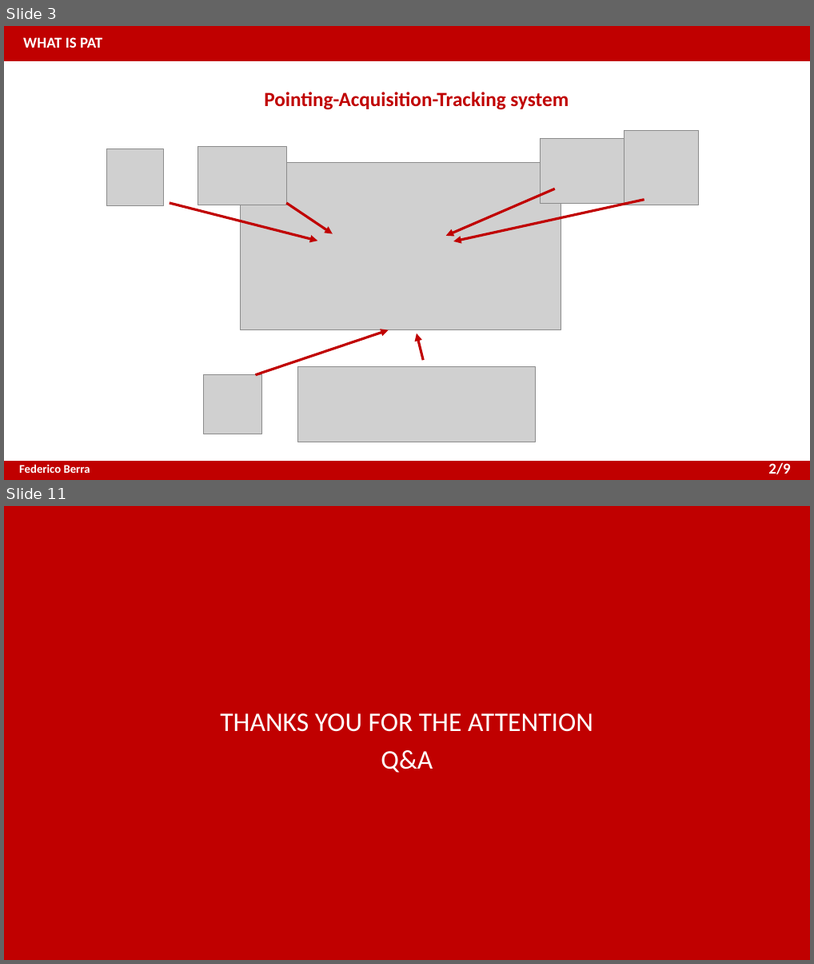
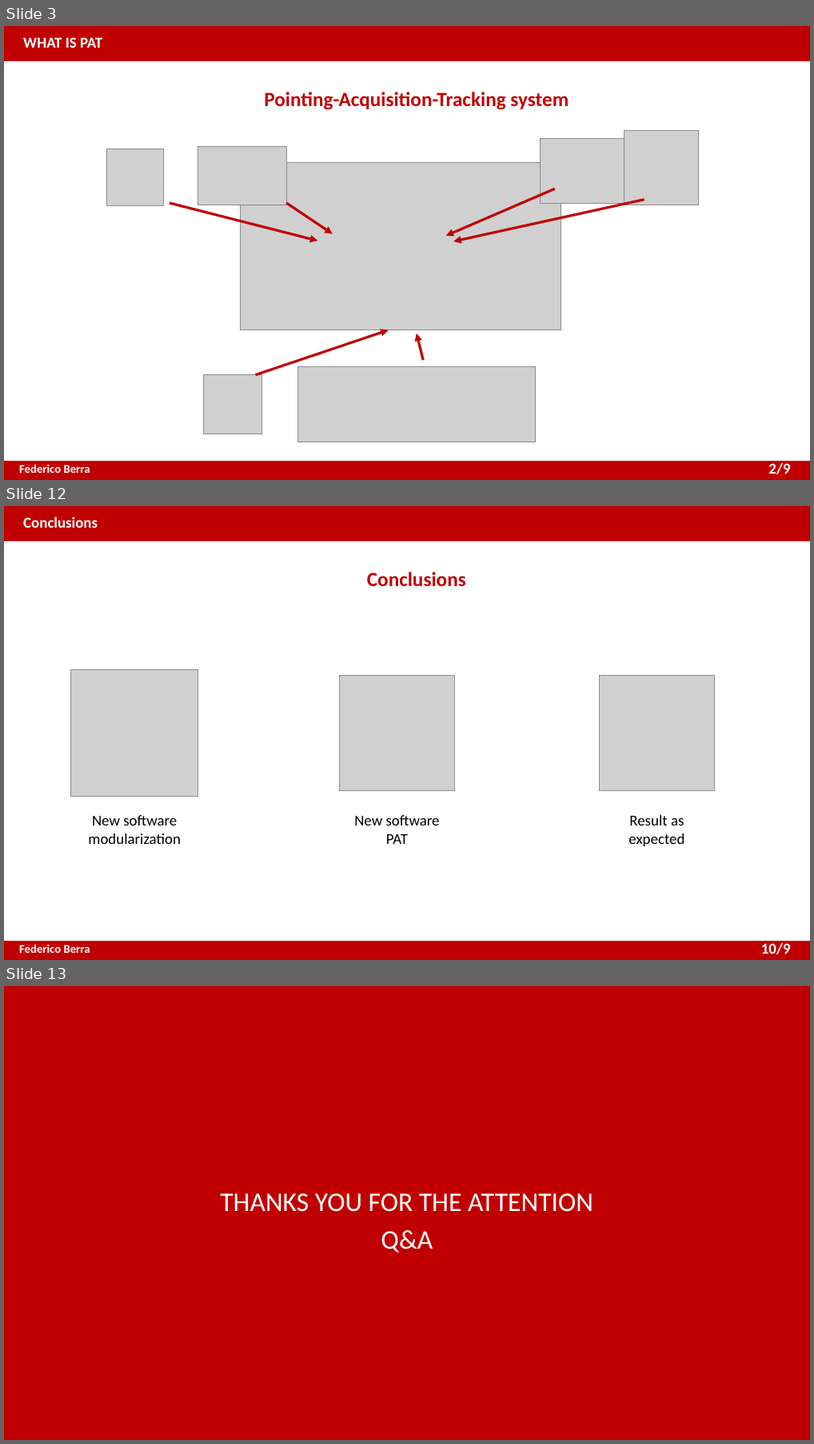
Before and after one commit to XaBerr/tesi-magistrale, a slide deck: presentazione_EN.pptx. Shown one above the other, each under a label of ours: slides 3 and 11 before the commit, slides 3, 12 and 13 after it; the slides between them are not shown. The pictures are 814x964 and 814x1444 pixels, drawn with LibreOffice and Linux fonts; fonts in the diff are those of the drawing; grey boxes stand for pictures. Boxes give left, top, right and bottom in pixels: in the first picture for what was removed or moved away, otherwise in the second. Text is boxed around its words. In the diff, an @@ line names an element or a change of style, - is before the commit and + after.

```diff
--- a/presentazione_EN.pptx
+++ b/presentazione_EN.pptx
@@ slide 12 added at (4,506,810,960), background #FFFFFF; not listed: 4 template elements that a slide beside it also shows @@
@@ text added at (23,516,98,528), 18 pt, text #FFFFFF, bold @@
+Conclusions
@@ text added at (367,572,466,587), 24 pt, text #C00000, bold @@
+Conclusions
@@ picture added at (71,669,198,796) @@
@@ picture added at (340,676,454,790) @@
@@ picture added at (600,676,715,790) @@
@@ text added at (88,815,181,844), 18 pt, text #000000 @@
+New software
+modularization
@@ text added at (354,815,440,844), 18 pt, text #000000 @@
+New software
+PAT
@@ text added at (629,815,685,846), 18 pt, text #000000 @@
+Result as
+expected
@@ text added at (762,942,791,954), 18 pt, text #FFFFFF, bold @@
+10/9
@@ what was slide 11 is now slide 13 @@
```
Also in this commit, not shown: 6 slides changed, 3 other slides added, 4 slides removed, 2 other files.
